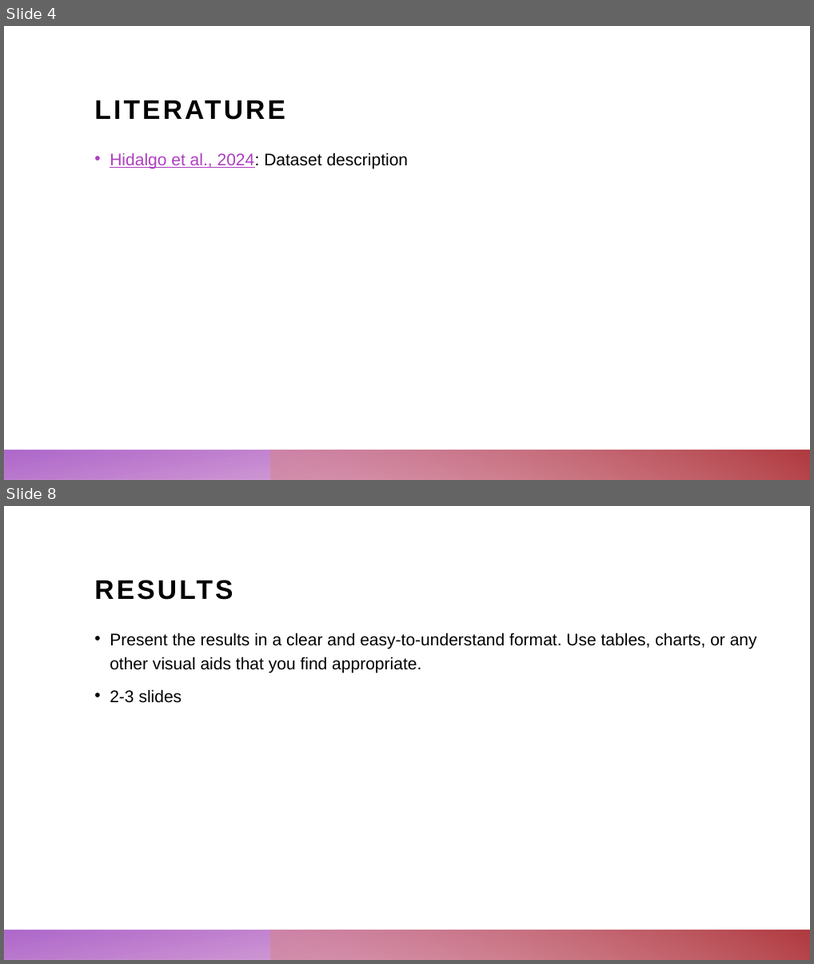
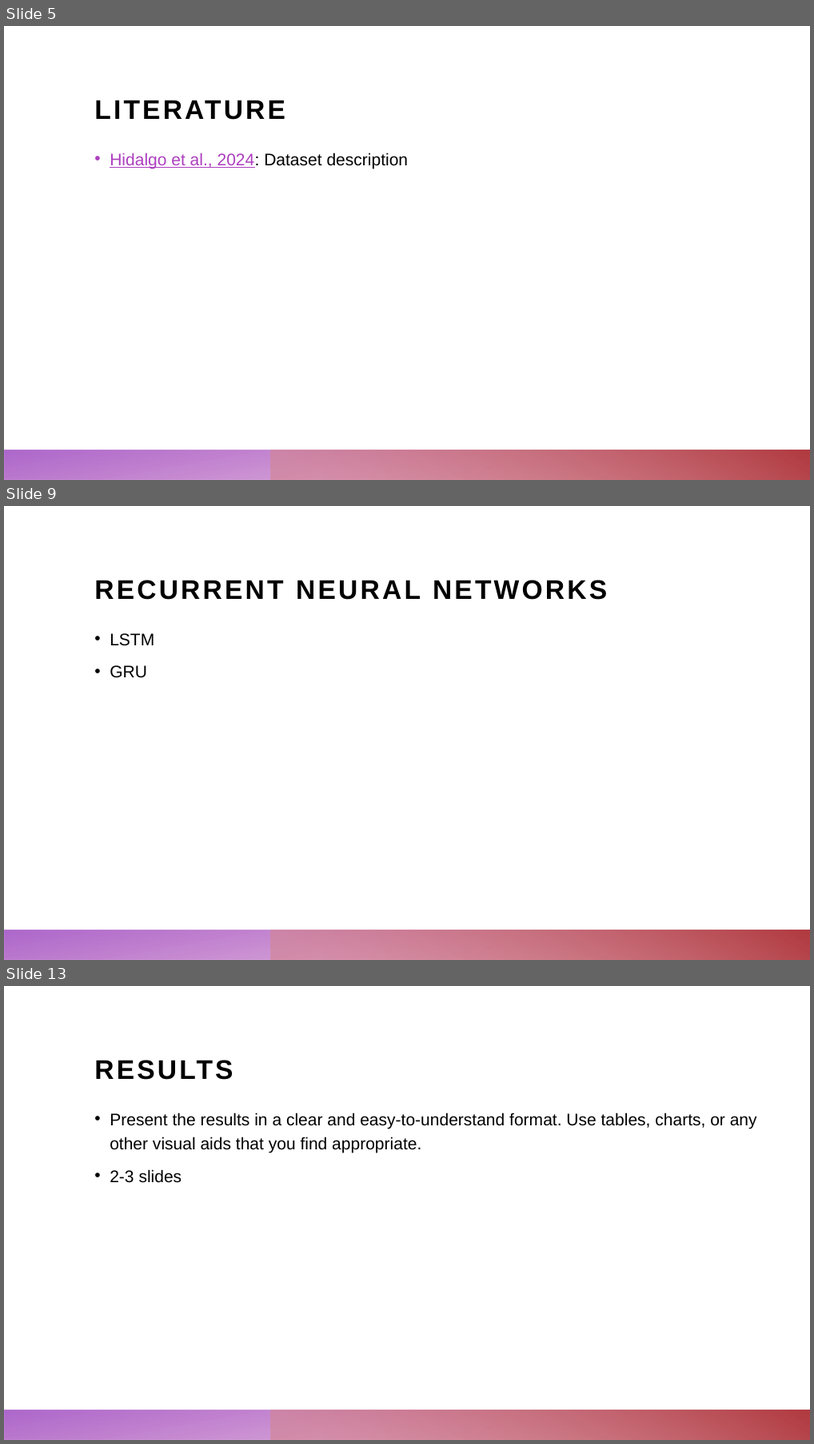
Before and after one commit to ChristopherKunze-Git/AdvancedTimeSeriesCourse-Engineering-Data, a slide deck: 4_Presentation/Blood_glucose_prediction.pptx. Shown one above the other, each under a label of ours: slides 4 and 8 before the commit, slides 5, 9 and 13 after it; the slides between them are not shown. The pictures are 814x964 and 814x1444 pixels, drawn with LibreOffice and Linux fonts; fonts in the diff are those of the drawing. Boxes give left, top, right and bottom in pixels: in the first picture for what was removed or moved away, otherwise in the second. Text is boxed around its words. In the diff, an @@ line names an element or a change of style, - is before the commit and + after.

```diff
--- a/4_Presentation/Blood_glucose_prediction.pptx
+++ b/4_Presentation/Blood_glucose_prediction.pptx
@@ slide 9 added at (4,506,810,960), background #FFFFFF; not listed: 2 template elements that a slide beside it also shows @@
@@ title added at (94,580,607,600), 32 pt, text #000000, bold @@
+RECURRENT NEURAL NETWORKS
@@ text added at (110,633,154,678), 20 pt, text #000000 @@
+• LSTM
+• GRU
@@ what was slide 4 is now slide 5 @@
@@ what was slide 8 is now slide 13 @@
```
Also in this commit, not shown: 4 slides changed, 5 other slides added, 1 slide removed.
